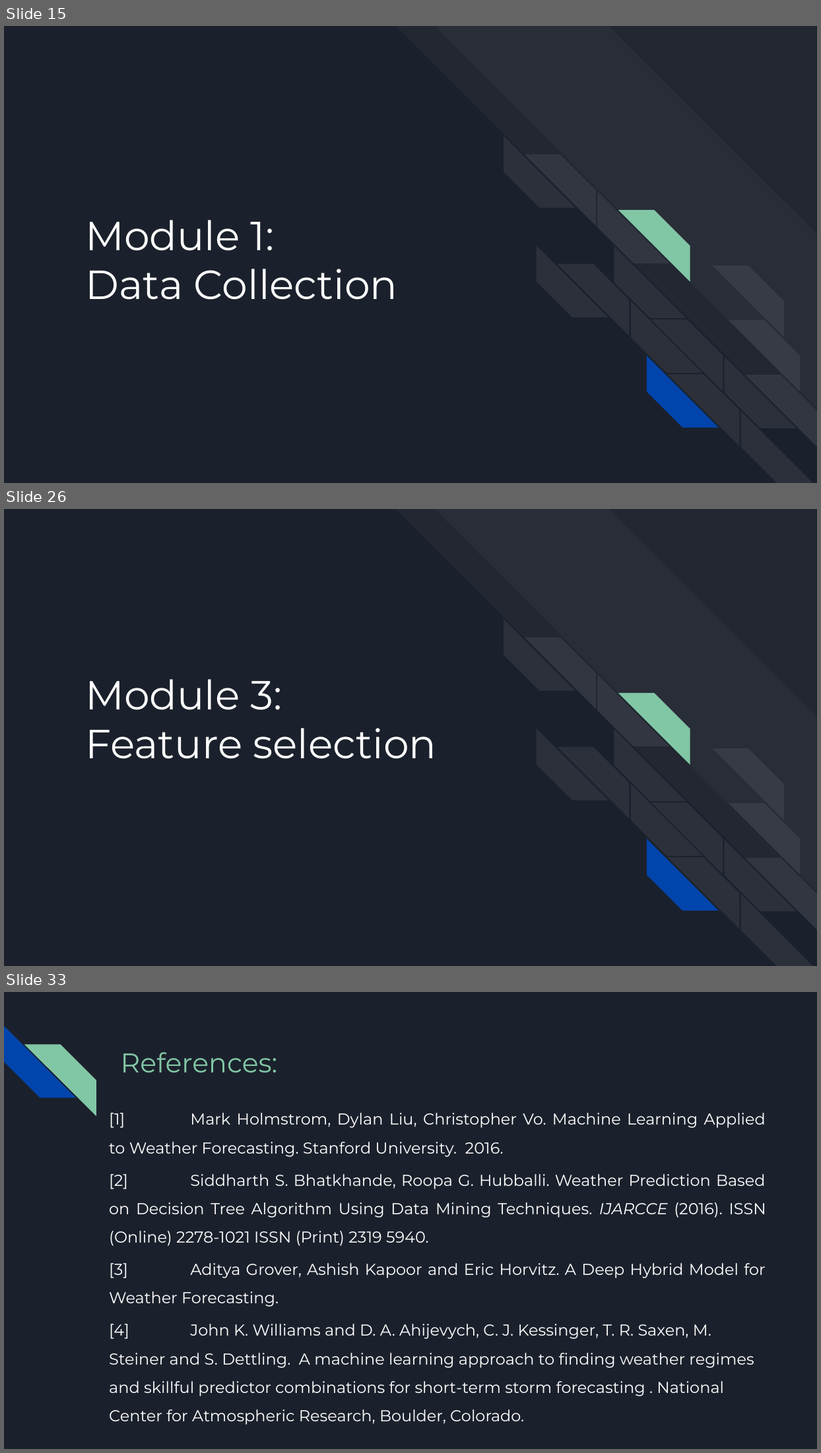
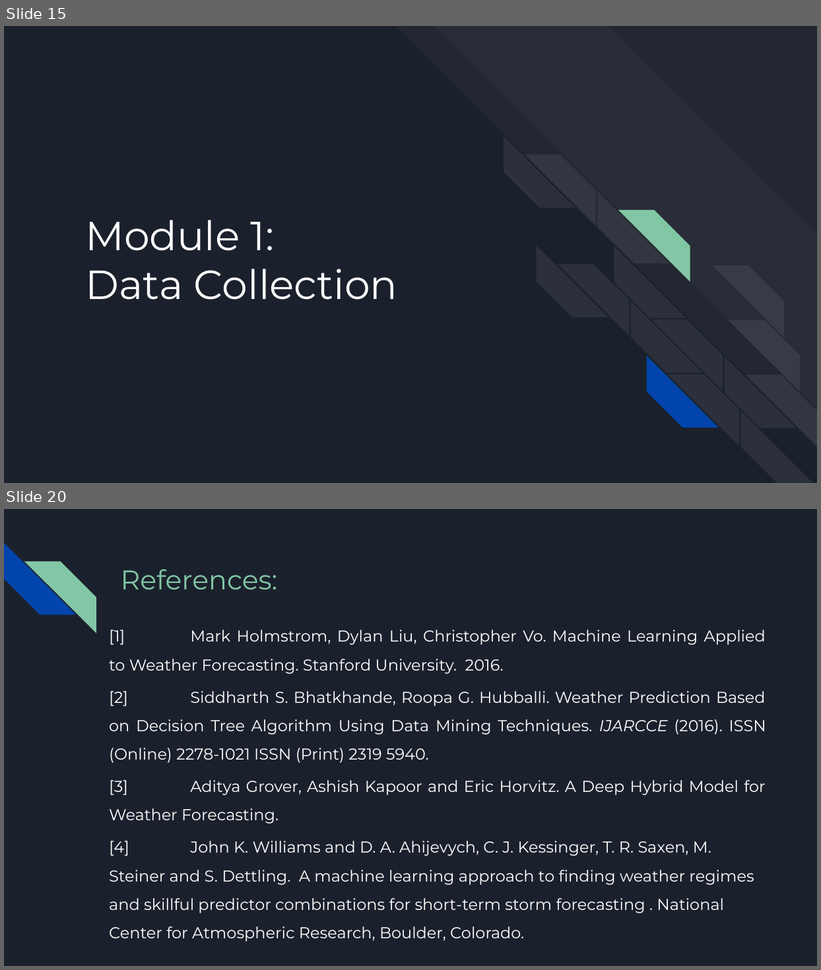
Before and after one commit to NavaneethVijay/vtuproject, a slide deck: PPT/Phase-I-Seminar.pptx. Shown one above the other, each under a label of ours: slides 15, 26 and 33 before the commit, slides 15 and 20 after it; the slides between them are not shown. The pictures are 821x1453 and 821x970 pixels, drawn with LibreOffice and Linux fonts; fonts in the diff are those of the drawing. Boxes give left, top, right and bottom in pixels: in the first picture for what was removed or moved away, otherwise in the second. Text is boxed around its words. In the diff, an @@ line names an element or a change of style, - is before the commit and + after.

```diff
--- a/PPT/Phase-I-Seminar.pptx
+++ b/PPT/Phase-I-Seminar.pptx
@@ slide 26 removed at <box>4,509,817,966</box>, background #1B212C; not listed: 17 template elements that a slide beside it also shows @@
@@ title removed at <box>85,679,436,759</box> @@
-Module 3:
-Feature selection
@@ diag stripe removed at <box>631,785,702,856</box> @@
@@ what was slide 33 is now slide 20 @@
```
Also in this commit, not shown: 7 slides changed, 5 slides added, 17 other slides removed.
